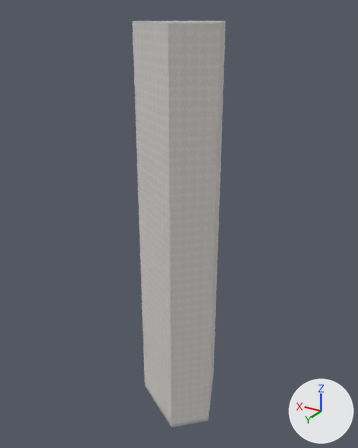
The Blender file assets/blender/buildings/osm-way-52281080.blend: old version first, new version second.
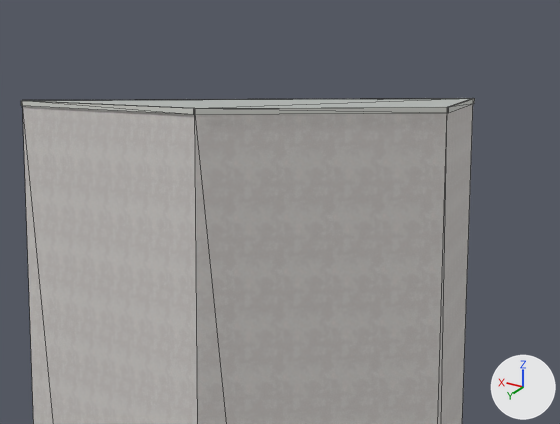
Old and new are each drawn whole from a 50 mm lens placed at (-26.9, 47.1, 50.0), pointed at (2.0, -1.0, 25.9) and again close up on the part from 36% to 68% of the width and 0% to 20% of the height. Every picture has the same lights, and +X, +Y and +Z are marked at lower right. The first two pictures are the older version. The close-ups show mesh edges as thin lines.

In view in the first close-up: 'reality 52281080 near reality aged pale plaster', 'reality 52281080 near reality flat weathered roof', 'reality 52281080 near reality pale aluminum sill'.
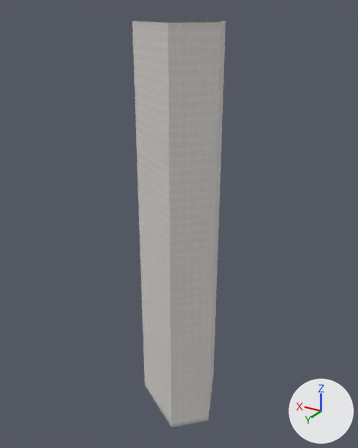
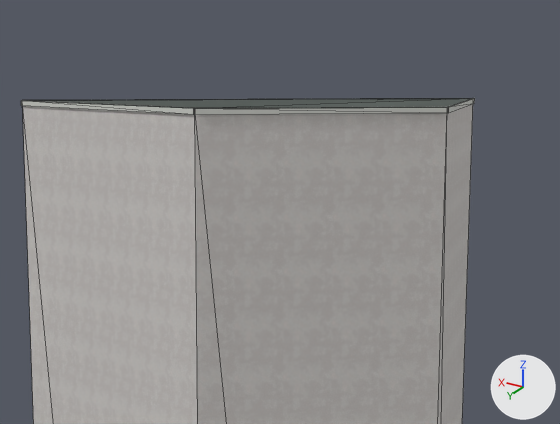
Where the change shows, as pixel boxes [x1, y1, x2, y2] in the close-ups (560 x 424 px):
'reality 52281080 near reality flat weathered roof', surface changed (darker): [43, 98, 472, 108] in both
part 1 of me_reality_52281080_near_reality_pale_aluminum_sill, reshaped: [43, 98, 472, 115] in both

Diff of the bpy script that builds the scene:
```diff
--- a/assets/blender/buildings/osm-way-52281080.blend.py
+++ b/assets/blender/buildings/osm-way-52281080.blend.py
@@ img_roof_color_png @@
+img_roof_color_png = load_image('roof-color.png', '../../../public/models/architecture/textures/roof-color.png', 256, 256, 'sRGB')
@@ img_roof_normal_png @@
+img_roof_normal_png = load_image('roof-normal.png', '../../../public/models/architecture/textures/roof-normal.png', 256, 256, 'Non-Color')
@@ mat_reality_flat_weathered_roof @@
 mat_reality_flat_weathered_roof = bpy.data.materials.new('reality flat weathered roof')
-# nodes: BsdfPrincipled, OutputMaterial
-# colours: grey #b3b7b4
+# nodes: BsdfPrincipled, MixRGB, NormalMap, OutputMaterial, TexImage x2
+# colours: white #ffffff
+# uses the picture img_roof_color_png
+# uses the picture img_roof_normal_png
@@ me_reality_52281080_near_reality_pale_aluminum_sill @@
 # used by ob_reality_52281080_near_reality_pale_aluminum_sill; parent = ob_osm_way_52281080; location = (0.0, 0.0, 0.0)
-me_reality_52281080_near_reality_pale_aluminum_sill.from_pydata(...)  # 16 vertices, 8 faces; spans x -4.33..6.84, y -6.84..5.44, z 48.89..49.0
+me_reality_52281080_near_reality_pale_aluminum_sill.from_pydata(...)  # 32 vertices, 16 faces; spans x -4.33..6.84, y -6.84..5.44, z 48.89..49.0
+# me_reality_52281080_near_reality_pale_aluminum_sill part 1
+# 8 faces are deleted
+# 8 vertices are added at x -4.3..6.82, y -6.82..5.41, z 49.0
+# 8 new vertices lie (0.0, 0.0, 0.11) away from vertices in x -4.33..6.84, y -6.84..5.44, z 48.89
+# 16 new faces join them
 me_reality_52281080_near_reality_pale_aluminum_sill.materials.append(mat_reality_pale_aluminum_sill)
```
